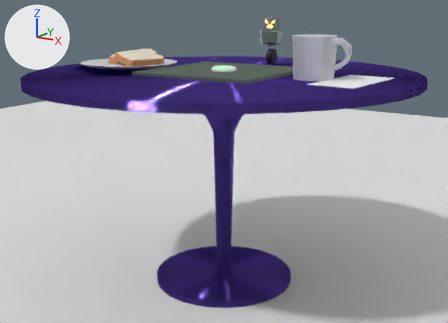
A saved change to the Blender file frontend/public/crap_tac_toe_scene.blend.
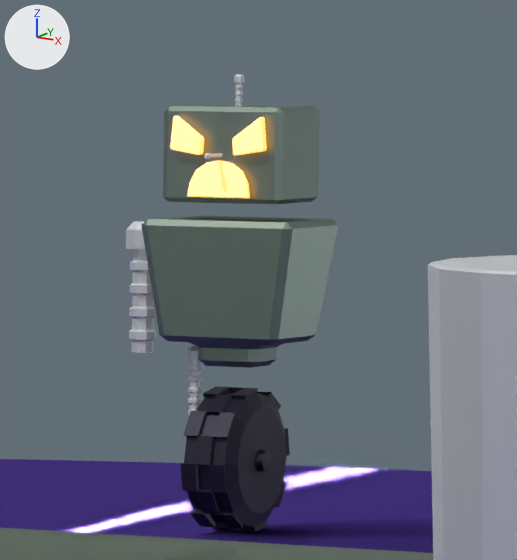
There are two pictures of each version: one whole from a 50 mm lens placed at (16.28, -26.02, 3.3), pointed at (0.06, -0.08, -4.53), one close up on the part from 55% to 67% of the width and 2% to 21% of the height. Lighting does not change. The marker at upper left points along +X, +Y and +Z.
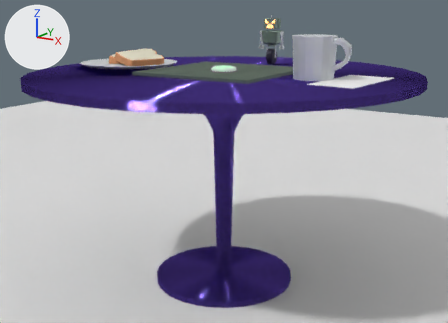
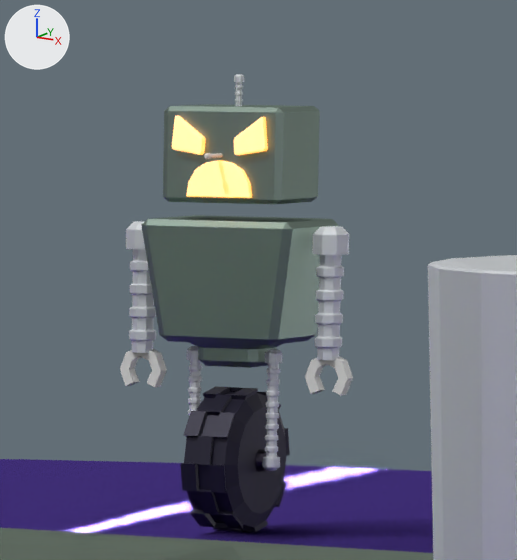
Edits to the bpy script that builds the scene:
```text
Change me_cylinder_004:
    where me_cylinder_004.from_pydata(...)  # 328 vertices, 322 faces; spans x -1.66..1.66, y -1.66..1.66, z -2.4..2.4
    used by ob_cylinder_004; location = (-0.263, 4.964, 0.691); scale = (0.0326, 0.0326, 0.148)
    me_cylinder_004 part 1: the loose piece of 328 vertices spanning x -1.66..1.66, y -1.66..1.66, z -2.4..2.4 is copied, and the copy is mirrored in x about its middle, then moved by (16.1, 0.0, 0.0); it spans x 14.44..17.76, y -1.66..1.66, z -2.4..2.4
Add me_cylinder_011:
    me_cylinder_011.from_pydata(...)  # 168 vertices, 162 faces; spans x 16.86..20.17, y -1.66..1.66, z -1.0..1.51
    me_cylinder_011.materials.append(mat_material_008)
Add me_cylinder_010:
    me_cylinder_010.from_pydata([(8.85, 1.0, -1.0), (8.85, 1.0, 1.0), (8.14, 0.71, -1.0), (8.14, 0.71, 1.0), (7.85, 0.0, -1.0), (7.85, 0.0, 1.0), (8.14, -0.71, -1.0), (8.14, -0.71, 1.0), (9.56, -0.71, -1.0), (9.56, -0.71, 1.0), (9.85, 0.0, -1.0), (9.85, 0.0, 1.0), (9.56, 0.71, -1.0), (9.56, 0.71, 1.0)], [], [(10, 12, 13, 11), (9, 8, 10, 11), (12, 0, 1, 13), (0, 2, 3, 1), (2, 4, 5, 3), (4, 6, 7, 5)])
Add me_cylinder_005:
    me_cylinder_005.from_pydata([(0.0, 1.0, -1.0), (0.0, 1.0, 1.0), (0.71, 0.71, -1.0), (0.71, 0.71, 1.0), (1.0, 0.0, -1.0), (1.0, 0.0, 1.0), (0.71, -0.71, -1.0), (0.71, -0.71, 1.0), (-0.71, -0.71, -1.0), (-0.71, -0.71, 1.0), (-1.0, 0.0, -1.0), (-1.0, 0.0, 1.0), (-0.71, 0.71, -1.0), (-0.71, 0.71, 1.0)], [], [(10, 11, 13, 12), (9, 11, 10, 8), (12, 13, 1, 0), (0, 1, 3, 2), (2, 3, 5, 4), (4, 5, 7, 6)])
Change ob_cube_003:
    ob_cube_003.location: (0.0, 5.003, 2.176) -> (0.0, 5.022, 2.176)
Change ob_plane:
    ob_plane.rotation_euler: (1.613, 3.14, -0.0837) -> (1.571, 3.14, 0.0)  # degrees (92, 180, -4.8) -> degrees (90, 180, 0)
Add ob_cylinder_011:
    ob_cylinder_011 = bpy.data.objects.new('Cylinder.011', me_cylinder_011)
    ob_cylinder_011.parent = ob_cube_002
    ob_cylinder_011.matrix_parent_inverse = Matrix(((1.957, 0.0, 0.0, 0.0), (0.0, 3.023, 0.0, -15.12), (0.0, 0.0, 2.798, -4.036), (0.0, 0.0, 0.0, 1.0)))
    ob_cylinder_011.location = (-0.625, 4.964, 1.306)
    ob_cylinder_011.scale = (0.0676, 0.0676, 0.306)
Add ob_cylinder_010:
    ob_cylinder_010 = bpy.data.objects.new('Cylinder.010', me_cylinder_010)
    ob_cylinder_010.parent = ob_cylinder_011
    ob_cylinder_010.matrix_parent_inverse = Matrix(((14.8, 0.0, 0.0, 9.257), (0.0, 14.8, 0.0, -73.46), (0.0, 0.0, 3.268, -4.27), (0.0, 0.0, 0.0, 1.0)))
    ob_cylinder_010.location = (-0.626, 4.979, 0.896)
    ob_cylinder_010.rotation_euler = (1.571, 0.0, 0.0)  # degrees (90, 0, 0)
    ob_cylinder_010.scale = (0.141, 0.141, 0.0371)
    _m = ob_cylinder_010.modifiers.new('Solidify', 'SOLIDIFY')
    _m.thickness = 0.43
Add ob_cylinder_009:
    ob_cylinder_009 = bpy.data.objects.new('Cylinder.009', me_cylinder_005)
    ob_cylinder_009.parent = ob_cylinder_003
    ob_cylinder_009.matrix_parent_inverse = Matrix(((14.8, 0.0, 0.0, 9.257), (0.0, 14.8, 0.0, -73.46), (0.0, 0.0, 3.268, -4.27), (0.0, 0.0, 0.0, 1.0)))
    ob_cylinder_009.location = (-0.626, 4.979, 0.896)
    ob_cylinder_009.rotation_euler = (1.571, 0.0, 0.0)  # degrees (90, 0, 0)
    ob_cylinder_009.scale = (0.141, 0.141, 0.0371)
    _m = ob_cylinder_009.modifiers.new('Solidify', 'SOLIDIFY')
    _m.thickness = 0.43
```

Changed parts and their boxes [x1, y1, x2, y2] in the close-ups (517 x 560 px):
'Cylinder.011', added: after [312, 226, 349, 360]
'Cylinder.004', reshaped: before [187, 346, 202, 416]; after [187, 346, 282, 471]
'Plane', turned: before [187, 160, 250, 198]; after [186, 160, 252, 198]
'Cube.003', moved: before [170, 116, 267, 155]; after [172, 116, 268, 155]
'Cylinder.010', added: after [305, 356, 353, 395]
'Cylinder.009', added: after [120, 349, 167, 387]
part 1 of me_cylinder_004, added: after [263, 349, 282, 471]
